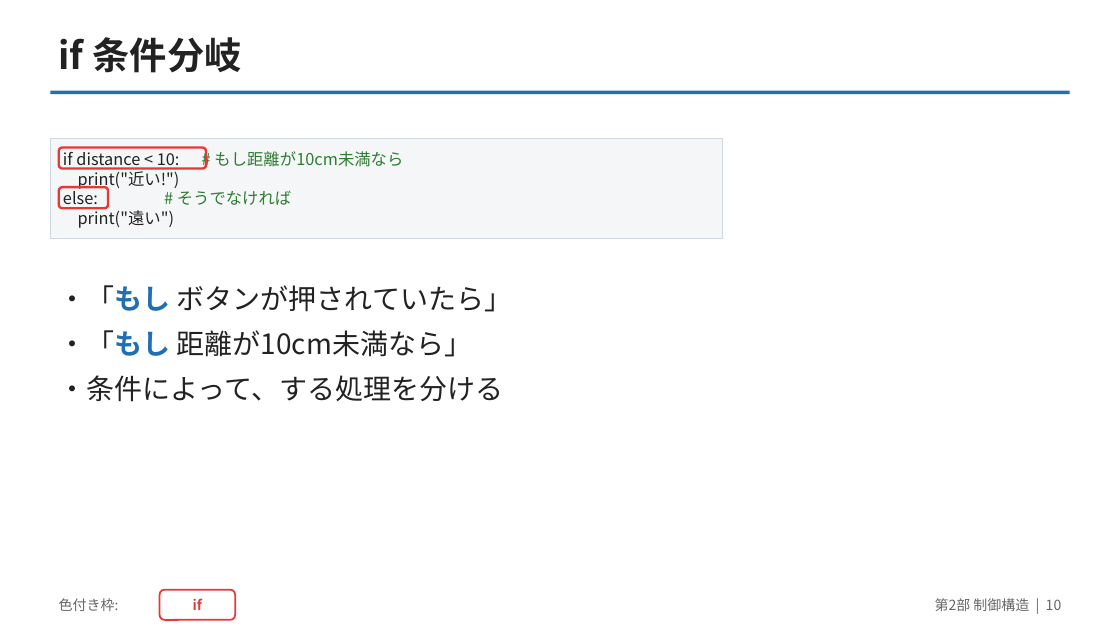
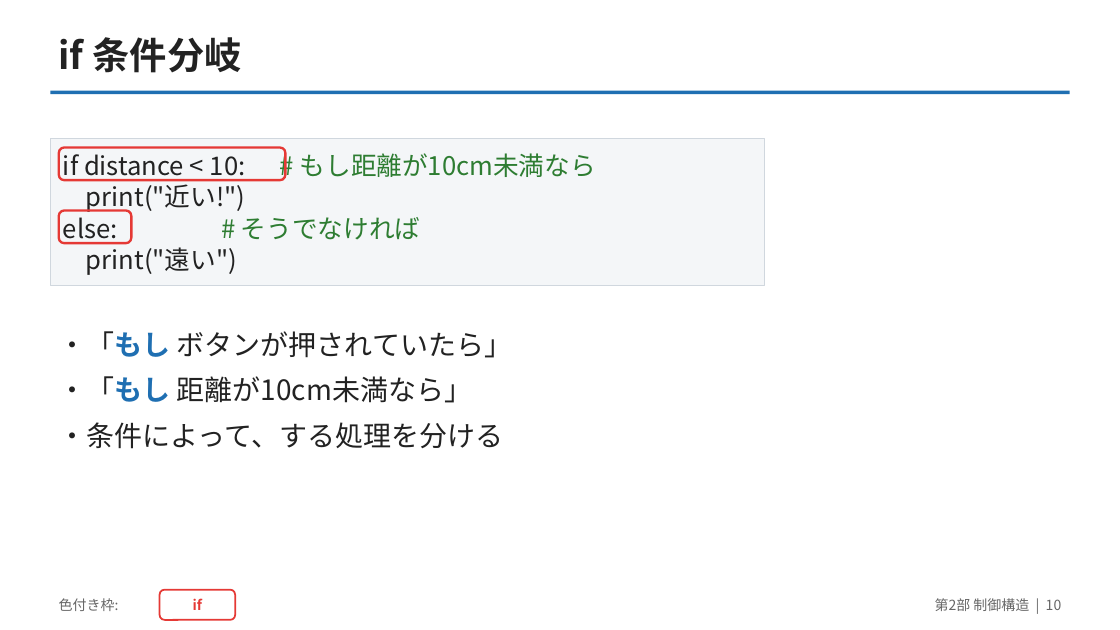
Before and after one commit to yuracode/isiot, a slide deck: slide 10 of slides/pico_sensor_intro.pptx. Drawn at 1120x630 pixels with LibreOffice and Linux fonts; fonts in the diff are those of the drawing. Boxes give left, top, right and bottom in pixels: in the first picture for what was removed or moved away, otherwise in the second. Text is boxed around its words. In the diff, an @@ line names an element or a change of style, - is before the commit and + after.

```diff
--- a/slides/pico_sensor_intro.pptx
+++ b/slides/pico_sensor_intro.pptx
@@ text "if distance < 10: # ..." at bbox=[63, 148, 596, 275]: size 14 to 22 pt; line spacing 17pt to 27pt @@
@@ rectangle: place and size @@
-rectangle at bbox=[50, 139, 723, 239]
+rectangle at bbox=[50, 139, 765, 286]
@@ rounded rectangle: place and size @@
-rounded rectangle at bbox=[59, 148, 206, 169]
+rounded rectangle at bbox=[59, 148, 286, 181]
@@ rounded rectangle: place and size @@
-rounded rectangle at bbox=[59, 187, 108, 208]
+rounded rectangle at bbox=[59, 211, 131, 244]
@@ text "・「もし ボタンが押されていたら」": place and size @@
-text "・「もし ボタンが押されていたら」" at bbox=[59, 285, 512, 402]
+text "・「もし ボタンが押されていたら」" at bbox=[59, 331, 512, 449]
```
Also in this commit, not shown: 7 other slides changed, 2 other files.
